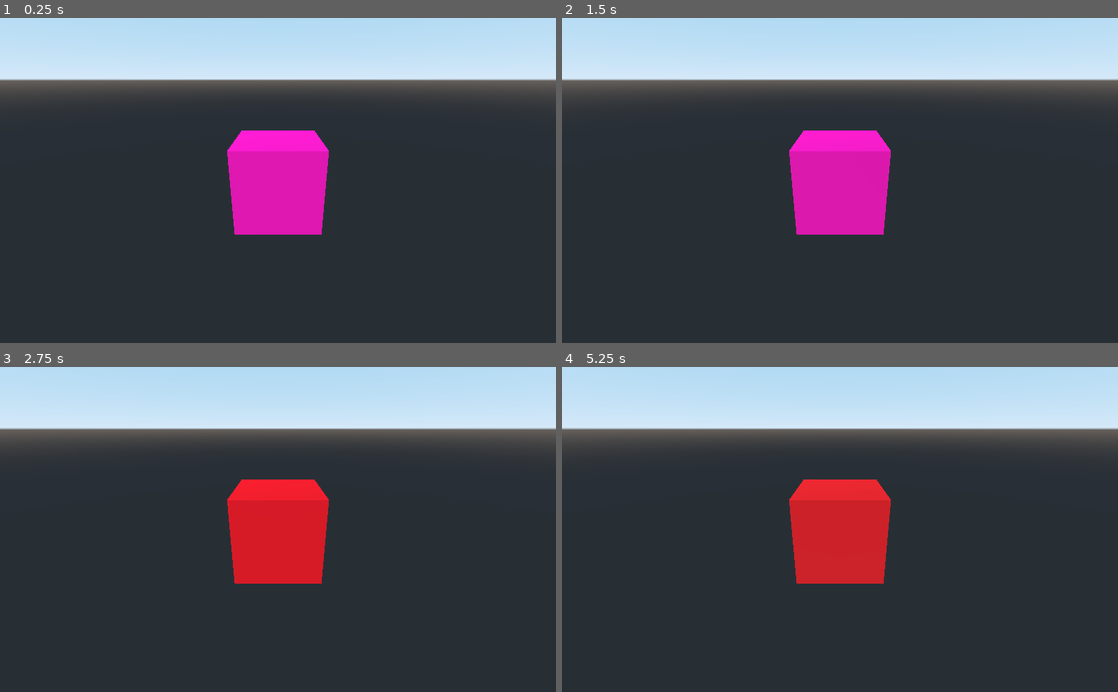
Above: before the commit, frames 1-4 (two rows, left to right).
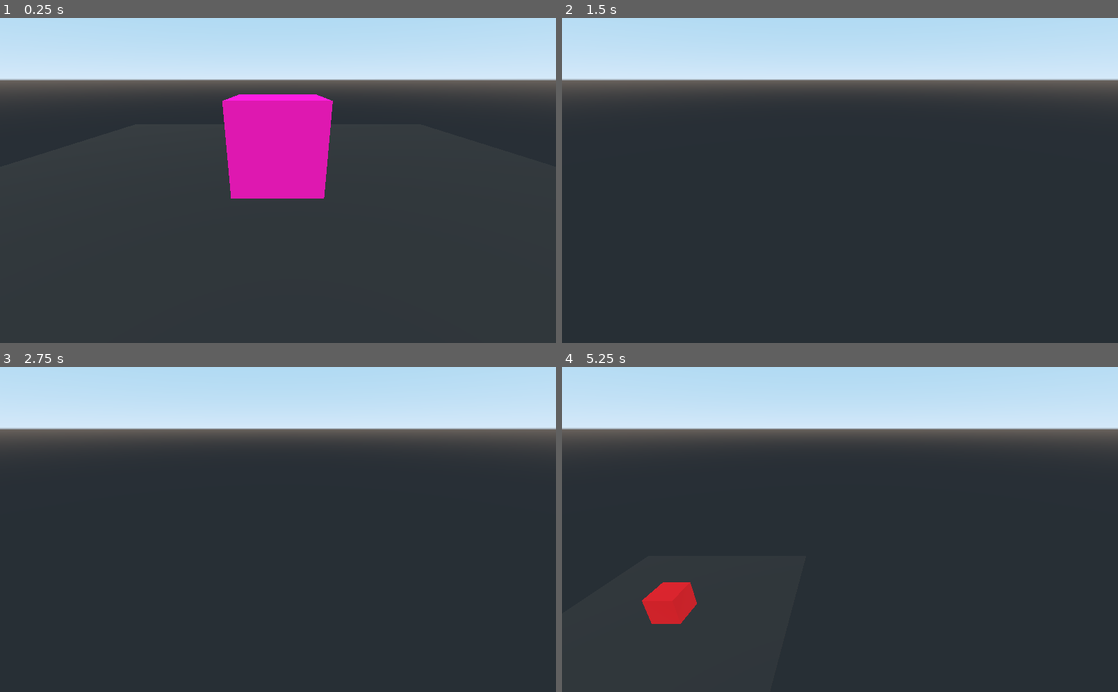
Above: after the commit, the same moments.

Repository: electric-jammers/godot-jam
Game: Godot game, scene res://scripts/mat_changer.tscn
Two runs of this game, one before a commit and one after it. Both use one fixed random seed, a clock stepped at 60 frames per second and the inputs below.
Inputs (mouse positions are in pixels of both pictures, inside the frame that each line leads up to):
- Up to frame 1 (0.25 s): no input
- Up to frame 2 (1.5 s): move the mouse to (962, 164) at 0.52 s; press the mouse at (962, 164) at 0.53 s; hold D (ui_right, bound only after the commit) 0.53-1.28 s; right-click (962, 164) at 0.8 s; move the mouse to (728, 196) at 1.27 s; release the mouse at (728, 196) at 1.28 s; hold S (ui_down, bound only after the commit) from 1.28 s (still down); right-click (728, 196) at 1.35 s
- Up to frame 3 (2.75 s): click (166, 545) at 1.55 s; move the mouse to (333, 458) at 2.02 s; release S (ui_down, bound only after the commit) at 2.03 s; press the mouse at (333, 458) at 2.03 s; hold D (ui_right, bound only after the commit) from 2.03 s (still down); right-click (333, 458) at 2.3 s
- Up to frame 4 (5.25 s): move the mouse to (812, 594) at 2.77 s; release D (ui_right, bound only after the commit) at 2.78 s; release the mouse at (812, 594) at 2.78 s; hold W (ui_up, bound only after the commit) 2.78-3.53 s; right-click (812, 594) at 2.85 s; click (812, 594) at 3.05 s; move the mouse to (1006, 578) at 3.52 s; press the mouse at (1006, 578) at 3.53 s; hold A (ui_left, bound only after the commit) 3.53-5.03 s; right-click (1006, 578) at 3.8 s; move the mouse to (673, 480) at 4.27 s; release the mouse at (673, 480) at 4.28 s; right-click (673, 480) at 4.35 s; click (673, 480) at 4.55 s; move the mouse to (867, 529) at 5.02 s; press the mouse at (867, 529) at 5.03 s; hold S (ui_down, bound only after the commit) from 5.03 s (still down)

The runs differ from the first frame. In frame 1, 5.1% of the frame differs, in the area x 40-60%, y 23-67%; in frame 2, 5.4%; in frame 3, 5.4%; in frame 4, 6.3%, in the area x 14-60%, y 34-80%.

Commit message:
Add camera script (press LMB/RMB)

Diff:
--- a/JamTest/project.godot
+++ b/JamTest/project.godot
@@ -19,6 +19,53 @@
 run/main_scene="res://scripts/mat_changer.tscn"
 config/icon="res://icon.png"
 
+[input]
+
+ui_left={
+"deadzone": 0.5,
+"events": [ Object(InputEventJoypadButton,"resource_local_to_scene":false,"resource_name":"","device":0,"button_index":14,"pressure":0.0,"pressed":false,"script":null)
+, Object(InputEventKey,"resource_local_to_scene":false,"resource_name":"","device":0,"alt":false,"shift":false,"control":false,"meta":false,"command":false,"pressed":false,"scancode":65,"unicode":0,"echo":false,"script":null)
+ ]
+}
+ui_right={
+"deadzone": 0.5,
+"events": [ Object(InputEventJoypadButton,"resource_local_to_scene":false,"resource_name":"","device":0,"button_index":15,"pressure":0.0,"pressed":false,"script":null)
+, Object(InputEventKey,"resource_local_to_scene":false,"resource_name":"","device":0,"alt":false,"shift":false,"control":false,"meta":false,"command":false,"pressed":false,"scancode":68,"unicode":0,"echo":false,"script":null)
+ ]
+}
+ui_up={
+"deadzone": 0.5,
+"events": [ Object(InputEventJoypadButton,"resource_local_to_scene":false,"resource_name":"","device":0,"button_index":12,"pressure":0.0,"pressed":false,"script":null)
+, Object(InputEventKey,"resource_local_to_scene":false,"resource_name":"","device":0,"alt":false,"shift":false,"control":false,"meta":false,"command":false,"pressed":false,"scancode":87,"unicode":0,"echo":false,"script":null)
+ ]
+}
+ui_down={
+"deadzone": 0.5,
+"events": [ Object(InputEventJoypadButton,"resource_local_to_scene":false,"resource_name":"","device":0,"button_index":13,"pressure":0.0,"pressed":false,"script":null)
+, Object(InputEventKey,"resource_local_to_scene":false,"resource_name":"","device":0,"alt":false,"shift":false,"control":false,"meta":false,"command":false,"pressed":false,"scancode":83,"unicode":0,"echo":false,"script":null)
+ ]
+}
+click={
+"deadzone": 0.5,
+"events": [ Object(InputEventMouseButton,"resource_local_to_scene":false,"resource_name":"","device":0,"alt":false,"shift":false,"control":false,"meta":false,"command":false,"button_mask":0,"position":Vector2( 0, 0 ),"global_position":Vector2( 0, 0 ),"factor":1.0,"button_index":1,"pressed":false,"doubleclick":false,"script":null)
+ ]
+}
+rmb_click={
+"deadzone": 0.5,
+"events": [ Object(InputEventMouseButton,"resource_local_to_scene":false,"resource_name":"","device":0,"alt":false,"shift":false,"control":false,"meta":false,"command":false,"button_mask":0,"position":Vector2( 0, 0 ),"global_position":Vector2( 0, 0 ),"factor":1.0,"button_index":2,"pressed":false,"doubleclick":false,"script":null)
+ ]
+}
+ui_up1={
+"deadzone": 0.5,
+"events": [ Object(InputEventKey,"resource_local_to_scene":false,"resource_name":"","device":0,"alt":false,"shift":false,"control":false,"meta":false,"command":false,"pressed":false,"scancode":69,"unicode":0,"echo":false,"script":null)
+ ]
+}
+ui_down1={
+"deadzone": 0.5,
+"events": [ Object(InputEventKey,"resource_local_to_scene":false,"resource_name":"","device":0,"alt":false,"shift":false,"control":false,"meta":false,"command":false,"pressed":false,"scancode":81,"unicode":0,"echo":false,"script":null)
+ ]
+}
+
 [rendering]
 
 environment/default_environment="res://default_env.tres"
--- /dev/null
+++ b/JamTest/scripts/Camera.gd
@@ -0,0 +1,24 @@
+extends Camera
+
+func _input(event: InputEvent):
+	if event is InputEventMouseMotion:
+		if Input.is_action_pressed("click"):
+			translate(Vector3(event.relative.x * -0.01, event.relative.y * 0.01, 0.0));
+		elif Input.is_action_pressed("rmb_click"):
+			#look_at(Vector3.ZERO, Vector3.UP);
+			self.rotation_degrees += Vector3(event.relative.y*.1, event.relative.x*.1, 0)
+
+
+func _process(delta):
+	if Input.is_action_pressed("ui_up"):
+			translate(-transform.basis.z)
+	if Input.is_action_pressed("ui_down"):
+			translate(transform.basis.z)
+	if Input.is_action_pressed("ui_right"):
+			translate(transform.basis.x)
+	if Input.is_action_pressed("ui_left"):
+			translate(-transform.basis.x)
+	if Input.is_action_pressed("ui_up1"):
+			translate(transform.basis.y)
+	if Input.is_action_pressed("ui_down1"):
+			translate(-transform.basis.y)
--- a/JamTest/scripts/mat_changer.tscn
+++ b/JamTest/scripts/mat_changer.tscn
@@ -1,22 +1,34 @@
-[gd_scene load_steps=4 format=2]
+[gd_scene load_steps=7 format=2]
 
 [ext_resource path="res://scripts/mat_changer.gd" type="Script" id=1]
+[ext_resource path="res://scripts/Camera.gd" type="Script" id=2]
 
 [sub_resource type="CubeMesh" id=1]
 
 [sub_resource type="SpatialMaterial" id=2]
-albedo_color = Color( 0.365866, 0, 0, 1 )
+albedo_color = Color( 0.585228, 0.640102, 0.577595, 1 )
+
+[sub_resource type="CubeMesh" id=3]
+
+[sub_resource type="SpatialMaterial" id=4]
+albedo_color = Color( 0.164706, 0.164706, 0.164706, 1 )
 
 [node name="Spatial" type="Spatial"]
 
+[node name="Camera" type="Camera" parent="."]
+transform = Transform( 1, 0, 0, 0, 0.917046, 0.398781, 0, -0.398781, 0.917046, 0.00952339, 2.25309, 5.41268 )
+script = ExtResource( 2 )
+
 [node name="CSGMesh" type="CSGMesh" parent="."]
-transform = Transform( 1, 0, 0, 0, 1, 0, 0, 0, 1, 0.00112581, 0.00787973, -0.0116539 )
+transform = Transform( 1, 0, 0, 0, 1, 0, 0, 0, 1, 0.00112581, 0.898016, -0.0116539 )
 mesh = SubResource( 1 )
 material = SubResource( 2 )
 script = ExtResource( 1 )
 
-[node name="Camera" type="Camera" parent="."]
-transform = Transform( 1, 0, 0, 0, 0.917046, 0.398781, 0, -0.398781, 0.917046, 0, 2.29262, 5.39488 )
-
 [node name="DirectionalLight" type="DirectionalLight" parent="."]
 transform = Transform( 0.748054, -0.375164, 0.547419, 0.00147255, 0.825812, 0.563943, -0.663637, -0.421054, 0.618304, 0, 7.54648, 0 )
+
+[node name="CSGMesh2" type="CSGMesh" parent="."]
+transform = Transform( 8.34604, 0, 0, 0, 0.0387864, 0, 0, 0, 8.34604, 0.0169768, -0.191816, -0.0248532 )
+mesh = SubResource( 3 )
+material = SubResource( 4 )
